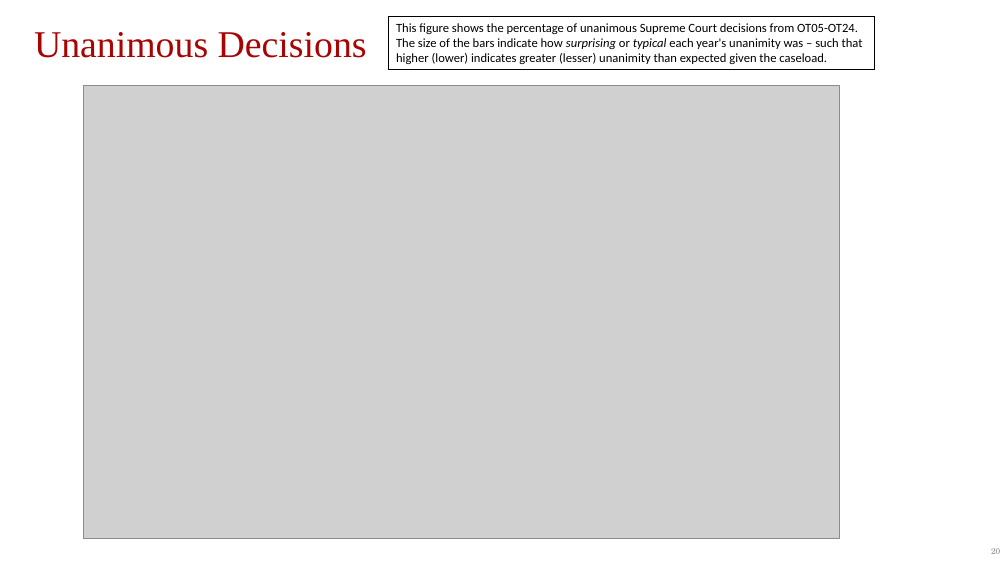
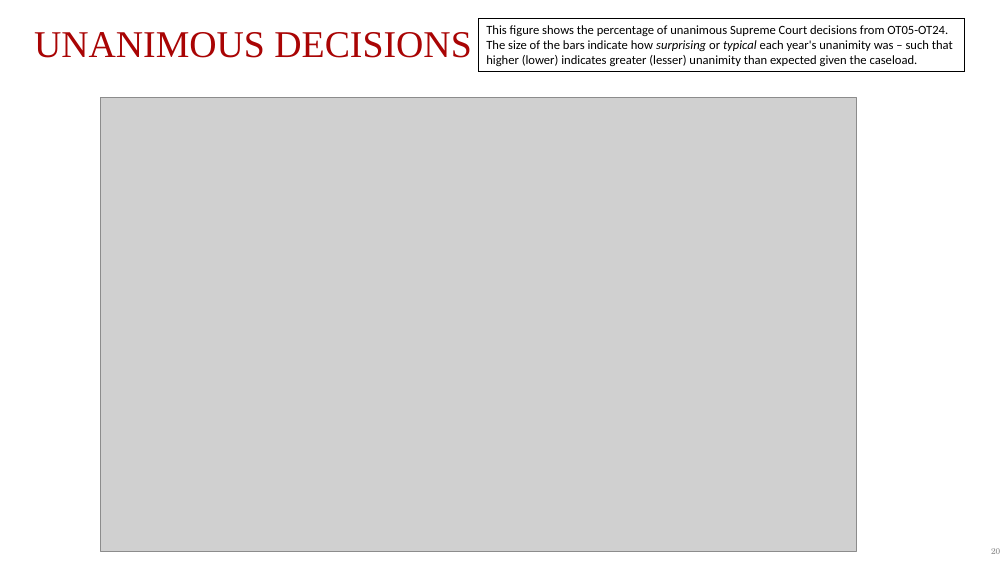
Before and after one commit to JakeTruscott/scotuswatch, a slide deck: slide 20 of Stat Reviews/OT24_StatReview/compilation/SCOTUSBlog/statpack_OT24.pptx. Drawn at 1008x567 pixels with LibreOffice and Linux fonts; fonts in the diff are those of the drawing; grey boxes stand for pictures. Boxes give left, top, right and bottom in pixels: in the first picture for what was removed or moved away, otherwise in the second. Text is boxed around its words. In the diff, an @@ line names an element or a change of style, - is before the commit and + after.

```diff
--- a/Stat Reviews/OT24_StatReview/compilation/SCOTUSBlog/statpack_OT24.pptx
+++ b/Stat Reviews/OT24_StatReview/compilation/SCOTUSBlog/statpack_OT24.pptx
@@ rectangle "This figure shows the percentage ...": place and size @@
-rectangle "This figure shows the percentage ..." at <box>389,17,874,70</box>
+rectangle "This figure shows the percentage ..." at <box>479,18,964,72</box>
@@ text at <box>34,32,471,58</box>: text changed @@
-Unanimous Decisions
+UNANIMOUS DECISIONS
@@ picture: place and size @@
-picture at <box>83,85,839,539</box>
+picture at <box>101,98,857,551</box>
```
Also in this commit, not shown: 16 other slides changed, 33 other files.
